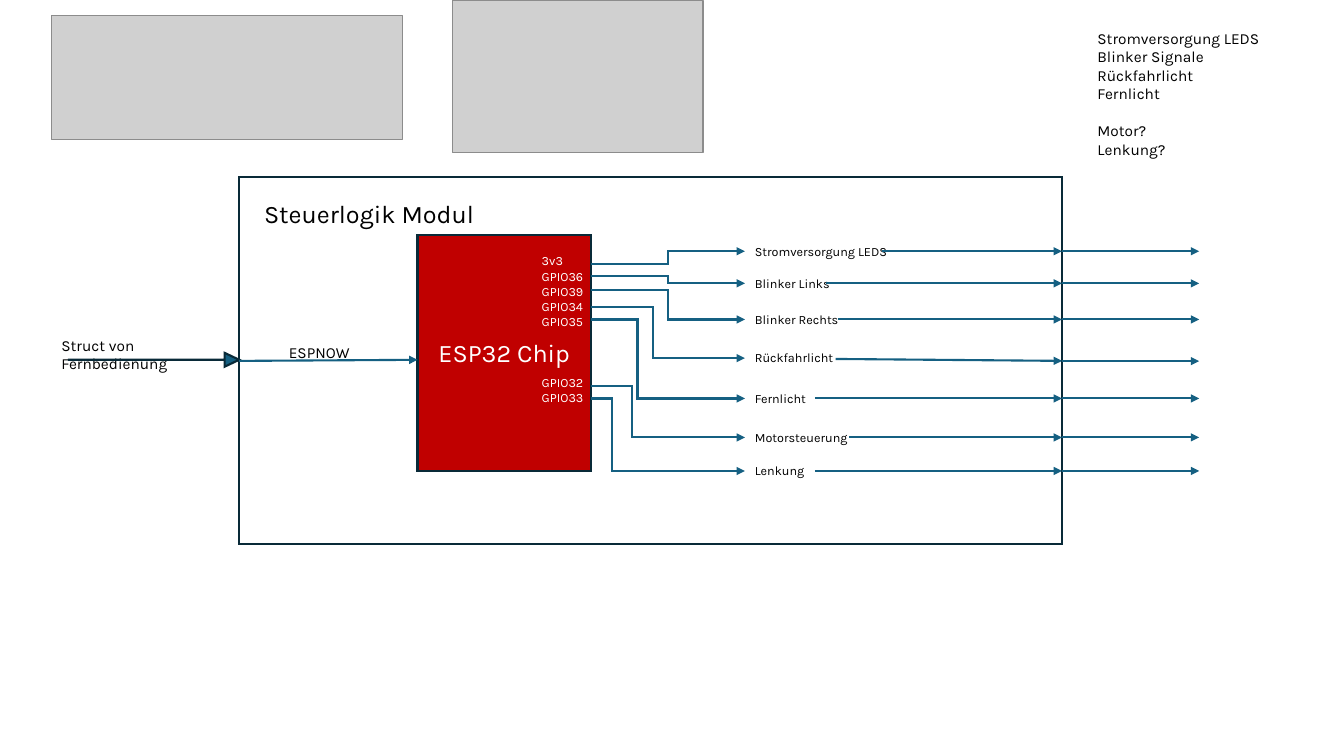
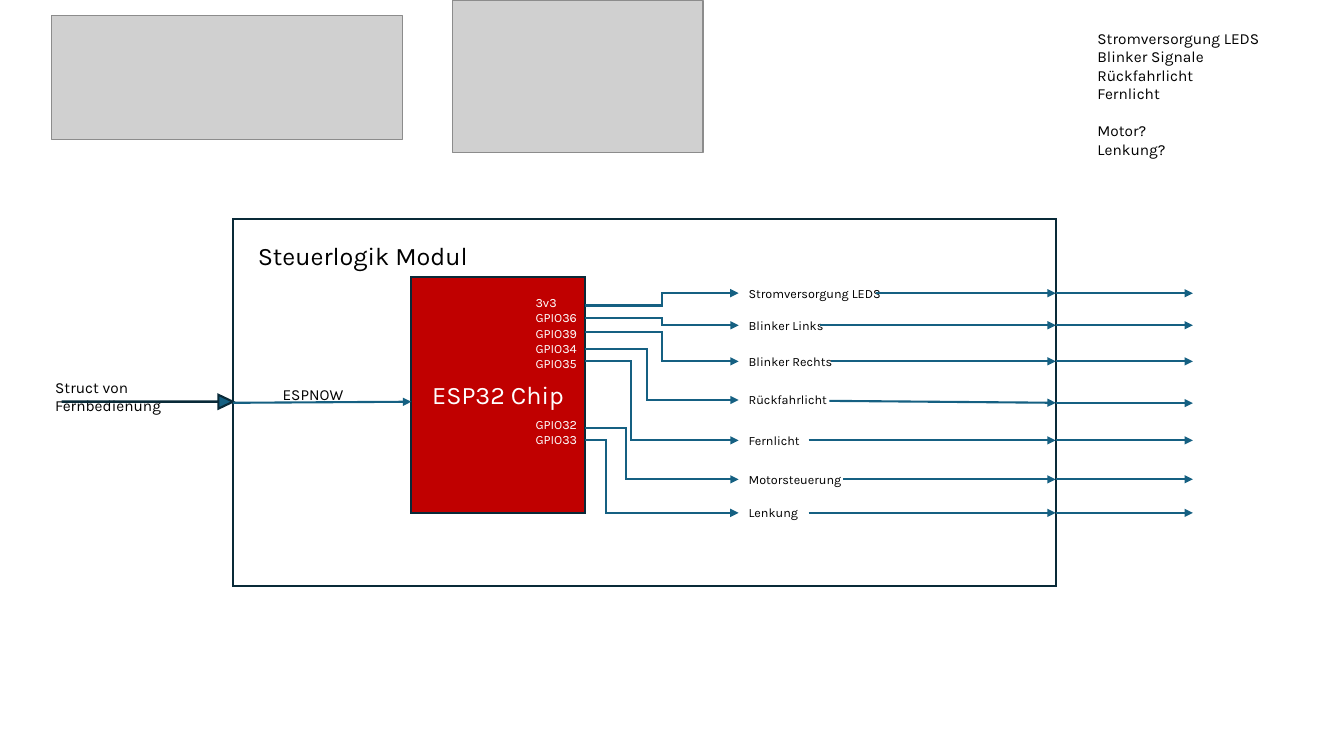
Before and after one commit to JakobReitzenstein/FerngesteuertesAuto, a slide deck: slide 1 of SteurelogikPlan.pptx. Drawn at 1344x756 pixels with LibreOffice and Linux fonts; fonts in the diff are those of the drawing; grey boxes stand for pictures. Boxes give left, top, right and bottom in pixels: in the first picture for what was removed or moved away, otherwise in the second. Text is boxed around its words. In the diff, an @@ line names an element or a change of style, - is before the commit and + after.

```diff
--- a/SteurelogikPlan.pptx
+++ b/SteurelogikPlan.pptx
@@ 11 arrows, 9 texts, 5 elbow arrows, 1 rectangle, 1 right arrow: place and size @@
-11 arrows, 9 texts, 5 elbow arrows, 1 rectangle, 1 right arrow at [61, 205, 1200, 478]
+11 arrows, 9 texts, 5 elbow arrows, 1 rectangle, 1 right arrow at [55, 247, 1193, 520]
@@ 4 arrows, 2 texts, 2 elbow arrows, 1 rectangle: place and size @@
-4 arrows, 2 texts, 2 elbow arrows, 1 rectangle at [239, 177, 1200, 544]
+4 arrows, 2 texts, 2 elbow arrows, 1 rectangle at [233, 220, 1193, 587]
```
Also in this commit, not shown: 1 other slide changed, 3 slides added, 6 other files.
